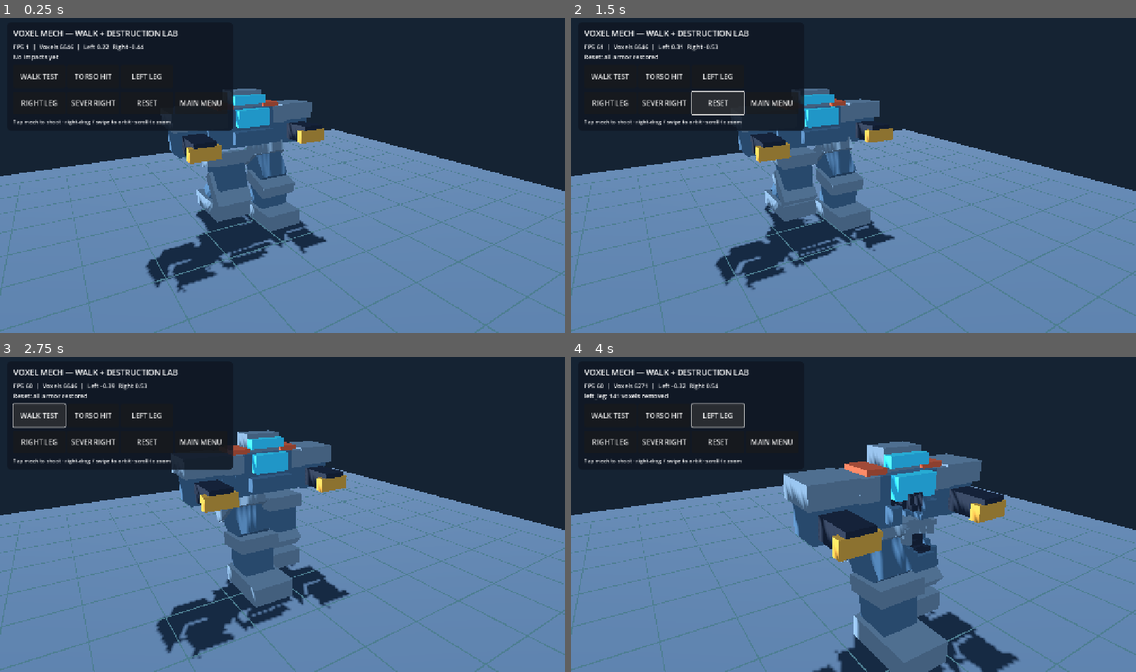
Above: before the commit, frames 1-4 (two rows, left to right).
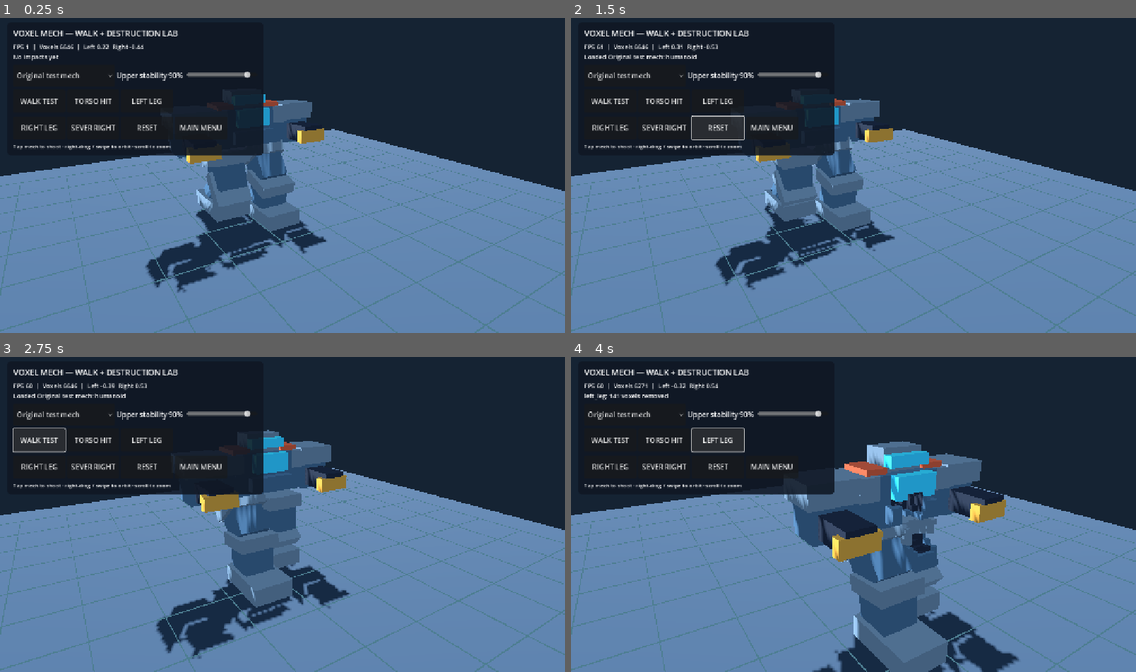
Above: after the commit, the same moments.

Repository: drag0nblad3/BtechMobile
Game: Godot game, scene res://scenes/voxel_mech_lab.tscn
Same seed, same stepped clock (60 frames per second), same inputs: the game is played once before the commit and once after it. This scene is started directly instead of the project's main scene.
Inputs (mouse positions are in pixels of both pictures, inside the frame that each line leads up to):
- Up to frame 1 (0.25 s): no input
- Up to frame 2 (1.5 s): click (633, 74) at 0.5 s, where only the run after the commit has a clickable "Original test mech"; click "RESET" at 1.25 s
- Up to frame 3 (2.75 s): click "WALK TEST" at 2 s
- Up to frame 4 (4 s): click "TORSO HIT" at 2.75 s; click "LEFT LEG" at 3.5 s

The runs differ from the first frame. In frame 1, 3.7% of the frame differs, in the area x 2-47%, y 17-44%; in frame 2, 4.2%, in the area x 2-47%, y 11-44%; in frame 3, 3.9%; in frame 4, 3.4%.

Commit message:
Add switchable chassis/gait picker and upper body stability slider to voxel lab

Diff:
--- a/src/view/units/voxel_mech_lab.gd
+++ b/src/view/units/voxel_mech_lab.gd
@@ -3,6 +3,10 @@
 ## Isolated runtime test: walk, rotate camera, fire voxel blasts, sever limbs.
 
 var mech: VoxelMech
+var profiles: Array[Dictionary] = []
+var profile_index := 0
+var stability_slider: HSlider
+var stability_label: Label
 var camera: Camera3D
 var info: Label
 var _orbit := 2.58
@@ -14,14 +18,21 @@
 
 
 func _ready() -> void:
+	profiles = VoxelChassis.all()
 	make_arena()
-	mech = VoxelMech.new()
-	mech.name = "VoxelMech"
-	add_child(mech)
-	mech.struck.connect(_on_struck)
+	_spawn_mech()
 	make_camera()
 	make_hud()
 	mech.start_walk()
+
+
+func _spawn_mech() -> void:
+	mech = VoxelMech.new()
+	mech.name = "VoxelMech"
+	mech.profile_id = str(profiles[profile_index]["id"])
+	mech.upper_stability = stability_slider.value if stability_slider else 0.90
+	add_child(mech)
+	mech.struck.connect(_on_struck)
 
 
 func make_arena() -> void:
@@ -115,6 +126,29 @@
 	info = Label.new()
 	info.add_theme_font_size_override("font_size", 14)
 	column.add_child(info)
+	var tuning := HBoxContainer.new()
+	column.add_child(tuning)
+	var selector := OptionButton.new()
+	selector.name = "ChassisSelector"
+	selector.custom_minimum_size = Vector2(230, 48)
+	for profile in profiles:
+		selector.add_item(str(profile["name"]))
+	selector.selected = profile_index
+	selector.item_selected.connect(_select_chassis)
+	tuning.add_child(selector)
+	stability_label = Label.new()
+	stability_label.text = "Upper stability 90%"
+	stability_label.custom_minimum_size.x = 155
+	tuning.add_child(stability_label)
+	stability_slider = HSlider.new()
+	stability_slider.name = "UpperStability"
+	stability_slider.custom_minimum_size = Vector2(160, 44)
+	stability_slider.min_value = 0.0
+	stability_slider.max_value = 1.0
+	stability_slider.step = 0.05
+	stability_slider.value = 0.90
+	stability_slider.value_changed.connect(_set_stability)
+	tuning.add_child(stability_slider)
 	var first := HBoxContainer.new()
 	column.add_child(first)
 	add_button(first, "WALK TEST", func(): mech.start_walk())
@@ -146,6 +180,16 @@
 	get_tree().change_scene_to_file("res://scenes/launcher.tscn")
 
 
+func _select_chassis(index: int) -> void:
+	profile_index = index
+	reset_lab()
+
+
+func _set_stability(value: float) -> void:
+	mech.upper_stability = value
+	stability_label.text = "Upper stability %d%%" % roundi(value * 100.0)
+
+
 func blast(key: String) -> void:
 	var part: VoxelPart = mech.parts[key]
 	var world_hit := part.to_global(Vector3(0, -0.15, -0.22))
@@ -177,10 +221,8 @@
 
 func reset_lab() -> void:
 	mech.queue_free()
-	mech = VoxelMech.new()
-	add_child(mech)
-	mech.struck.connect(_on_struck)
-	_last_hit = "Reset: all armor restored"
+	_spawn_mech()
+	_last_hit = "Loaded %s: %s" % [profiles[profile_index]["name"], profiles[profile_index]["gait"]]
 	mech.start_walk()
 
 
@@ -190,8 +232,8 @@
 
 
 func _process(_delta: float) -> void:
-	var l := VoxelGait.foot_target(mech.gait_phase).x
-	var r := VoxelGait.foot_target(mech.gait_phase + 0.5).x
+	var l := mech.gait_foot(mech.gait_phase).x
+	var r := mech.gait_foot(mech.gait_phase + 0.5).x
 	info.text = "FPS %d  |  Voxels %d  |  Left %.2f  Right %.2f\n%s" % [
 		Engine.get_frames_per_second(), mech.remaining_voxels(), l, r, _last_hit]
 
